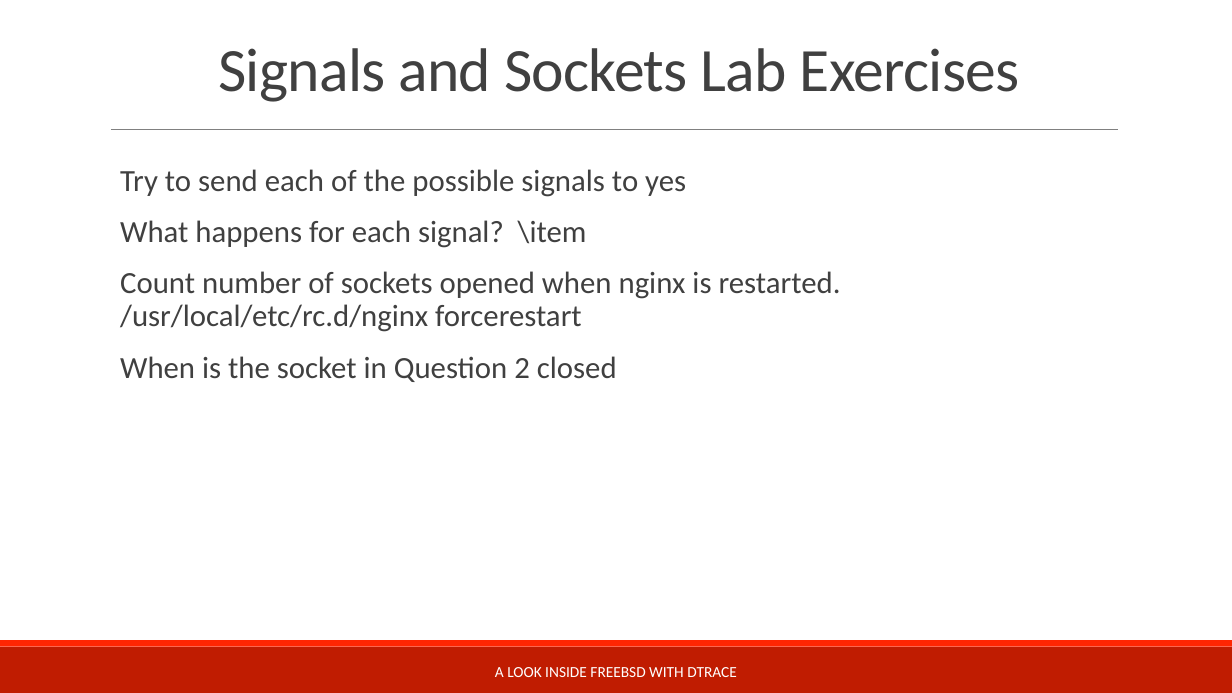
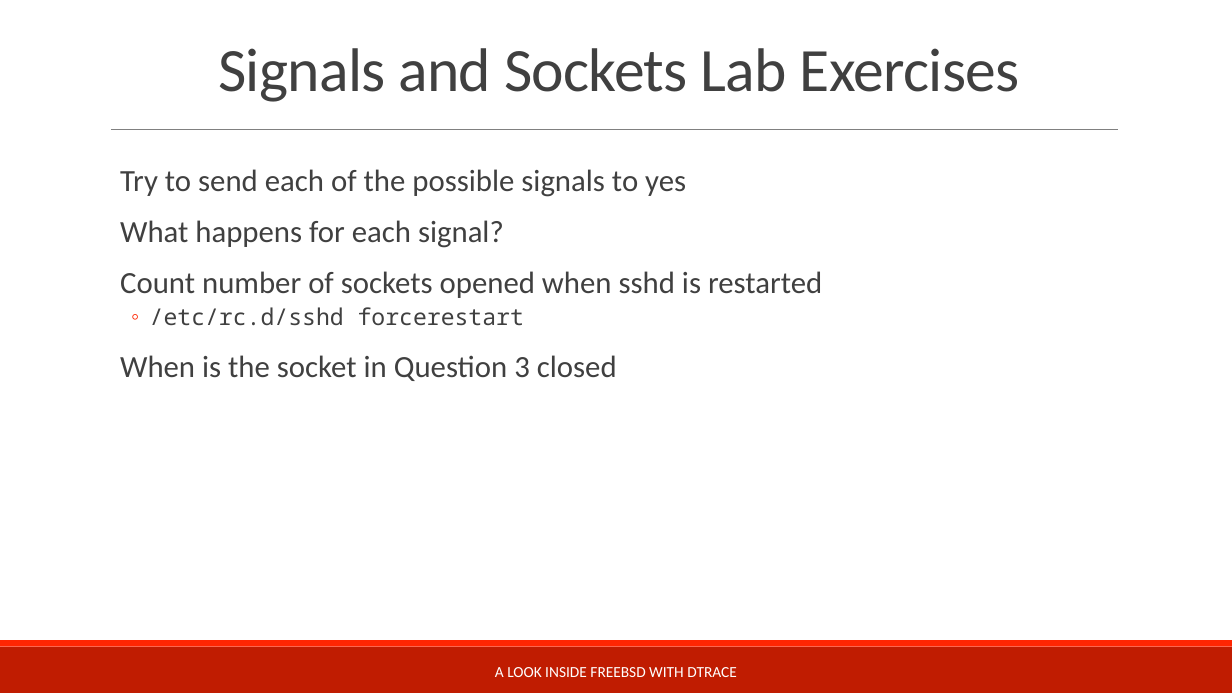
Before and after one commit to teachbsd/course, a slide deck: slide 2 of undergraduate/labs/signals-and-sockets.pptx. Drawn at 1232x693 pixels with LibreOffice and Linux fonts; fonts in the diff are those of the drawing; background and template pictures are left out. Boxes give left, top, right and bottom in pixels: in the first picture for what was removed or moved away, otherwise in the second. Text is boxed around its words. In the diff, an @@ line names an element or a change of style, - is before the commit and + after.

```diff
--- a/undergraduate/labs/signals-and-sockets.pptx
+++ b/undergraduate/labs/signals-and-sockets.pptx
@@ text at [120,220,822,381]: text changed @@
-  What happens for each signal? \item
-  Count number of sockets opened when nginx is restarted. /usr/local/etc/rc.d/nginx forcerestart
-  When is the socket in Question 2 closed
+  What happens for each signal?
+  Count number of sockets opened when sshd is restarted
+  ◦ /etc/rc.d/sshd forcerestart
+  When is the socket in Question 3 closed
```
Also in this commit, not shown: 4 other files.
